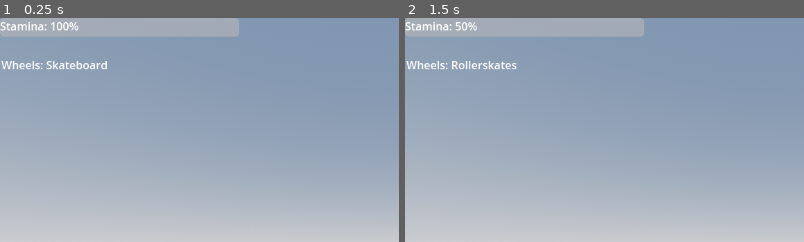
Above: before the commit, frames 1-2 (left to right).
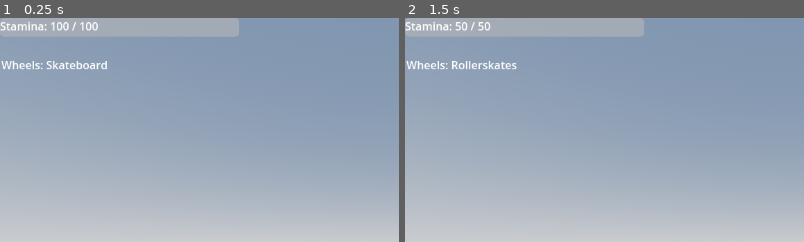
Above: after the commit, the same moments.

Repository: Creasiion/Wheelies-Escapade
Game: Godot game, scene res://world.tscn
Two runs of this game, one before a commit and one after it. Both use one fixed random seed, a clock stepped at 60 frames per second and the inputs below. The engine's default icon, where the game draws it, is replaced by a stand-in: a white triangle on a blue panel in a dark square.
Inputs:
- Up to frame 1 (0.25 s): no input
- Up to frame 2 (1.5 s): hold Right (ui_right) 0.53-1.28 s; hold Down (ui_down) from 1.28 s (still down)
The pictures show only the part of the screen within x 0-50%, y 0-50%; the shares and areas given below are measured in that part.

The runs differ from the first frame. In frame 1, 0.1% of the frame differs, in the area x 17-25%, y 1-6%; in frame 2, 0.1%.

Commit message:
Added in stamina regen

Diff:
--- a/player.gd
+++ b/player.gd
@@ -20,6 +20,7 @@
 		hud.show()
 
 	apply_wheels()
+	$StaminaRegen.start()
 
 func _physics_process(_delta: float) -> void:
 
@@ -33,18 +34,42 @@
 
 	move_and_slide()
 
+	check_collisions()
+
 	# Switch wheels when Down Arrow or S is pressed
 	if Input.is_action_just_pressed("ui_down"):
 		switch_wheels()
+
+func check_collisions():
+	if not $CollideCooldown.is_stopped():
+		return  # Cooldown active
+
+	var collision = get_last_slide_collision()
+	if collision:
+		var collider = collision.get_collider()
+		if collider:
+			stamina -= 15
+			update_hud()
+			$CollideCooldown.start()
+
+			velocity.z = 0 # Don't go backwards after colliding
+
+			if stamina <= 0:
+				print("GAME OVER!")
+				get_tree().quit()
+
+
 
 func switch_wheels():
 	current_wheel_index = (current_wheel_index + 1) % wheel_options.size()
 	wheels = wheel_options[current_wheel_index]
 	apply_wheels()
-	print("Switched to: ", wheels.display_name, " | Speed: ", move_speed)
 
 func apply_wheels():
-	stamina = wheels.max_stamina
+	if stamina == 0:
+		stamina = wheels.max_stamina
+	else:
+		stamina = min(stamina, wheels.max_stamina)
 	move_speed = wheels.move_speed
 	$Sprite3D.texture = wheels.character_sprite
 	update_hud()
@@ -56,8 +81,14 @@
 	var stamina_bar = hud.get_node("StaminaBar")
 	stamina_bar.max_value = wheels.max_stamina
 	stamina_bar.value = stamina
-	stamina_bar.get_node("StaminaLabelText").text = "Stamina: " + str(round(stamina)) + "%"
+	stamina_bar.get_node("StaminaLabelText").text = "Stamina: " + str(stamina) + " / " + str(wheels.max_stamina)
 
 	hud.get_node("WheelsLabel").text = "Wheels: " + wheels.display_name
 
 	#hud.get_node("ScoreLabel").text = "Score: " + str(score)
+
+
+func _on_stamina_regen_timeout() -> void:
+	if stamina < wheels.max_stamina:
+		stamina += 1
+		update_hud()
--- a/world.tscn
+++ b/world.tscn
@@ -5,7 +5,7 @@
 [ext_resource type="Resource" uid="uid://dostjw7hy64l0" path="res://Vehicles/skateboard.tres" id="3_dwbse"]
 [ext_resource type="PackedScene" uid="uid://bgcmyamfppj56" path="res://terrain_controller.tscn" id="3_tlwt5"]
 [ext_resource type="Resource" uid="uid://bs1fkwv3sfbm4" path="res://Vehicles/rollerskates.tres" id="4_pkg7o"]
-[ext_resource type="PackedScene" uid="uid://dnd6bfxj2jk12" path="res://ingame_ui.tscn" id="6_dwbse"]
+[ext_resource type="PackedScene" uid="uid://dnd6bfxj2jk12" path="res://HUD.tscn" id="6_dwbse"]
 
 [sub_resource type="ProceduralSkyMaterial" id="ProceduralSkyMaterial_gv5m4"]
 sky_horizon_color = Color(0.662243, 0.671743, 0.686743, 1)
@@ -53,9 +53,18 @@
 
 [node name="Sprite3D" type="Sprite3D" parent="Player"]
 
+[node name="CollideCooldown" type="Timer" parent="Player"]
+wait_time = 2.0
+one_shot = true
+
+[node name="StaminaRegen" type="Timer" parent="Player"]
+wait_time = 2.0
+
 [node name="TerrainController" parent="." instance=ExtResource("3_tlwt5")]
 
 [node name="General Flooring" type="MeshInstance3D" parent="."]
 mesh = SubResource("PlaneMesh_fj7yv")
 
 [node name="Ingame UI" parent="." instance=ExtResource("6_dwbse")]
+
+[connection signal="timeout" from="Player/StaminaRegen" to="Player" method="_on_stamina_regen_timeout"]
Renamed: ingame_ui.tscn -> HUD.tscn
